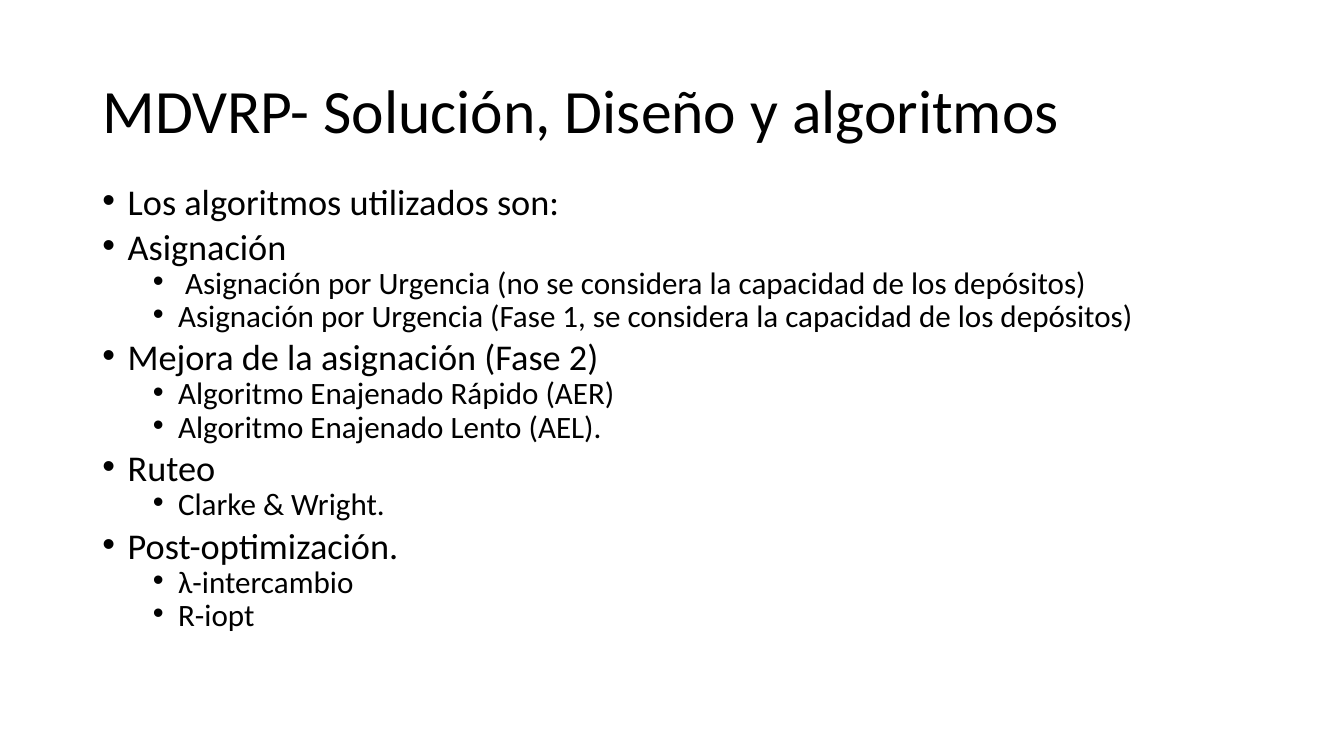
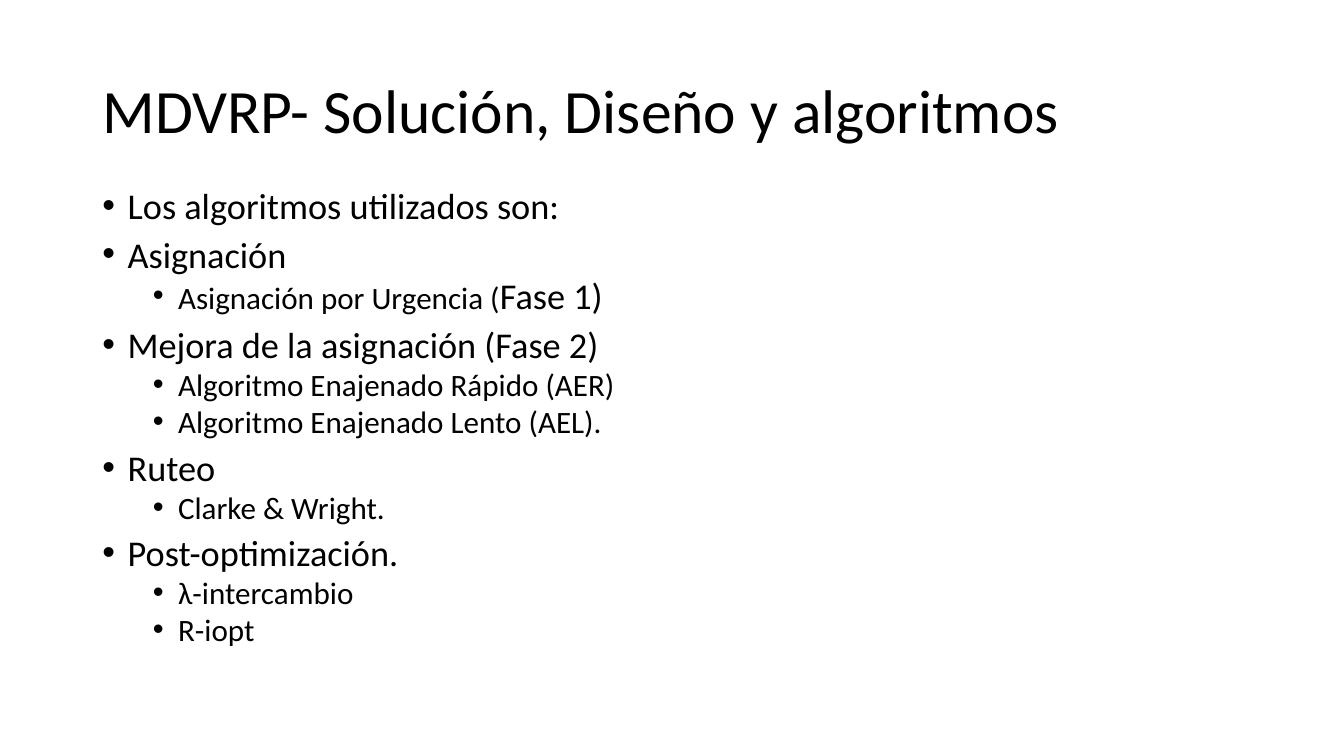
Before and after one commit to urubusale/proyvrp, a slide deck: slide 7 of Version/Documentación/MDVRP.pptx. Drawn at 1344x756 pixels with LibreOffice and Linux fonts; fonts in the diff are those of the drawing. Boxes give left, top, right and bottom in pixels: in the first picture for what was removed or moved away, otherwise in the second. Text is boxed around its words. In the diff, an @@ line names an element or a change of style, - is before the commit and + after.

```diff
--- a/Version/Documentación/MDVRP.pptx
+++ b/Version/Documentación/MDVRP.pptx
@@ text at (128, 193, 615, 646): line spacing 0.7 to 0.8 @@
@@ text at (178, 283, 602, 315): text changed @@
-  • Asignación por Urgencia (no se considera la capacidad de los depósitos)
-  • Asignación por Urgencia (Fase 1, se considera la capacidad de los depósitos)
+  • Asignación por Urgencia (Fase 1)
```
Also in this commit, not shown: 1 other slide changed.
